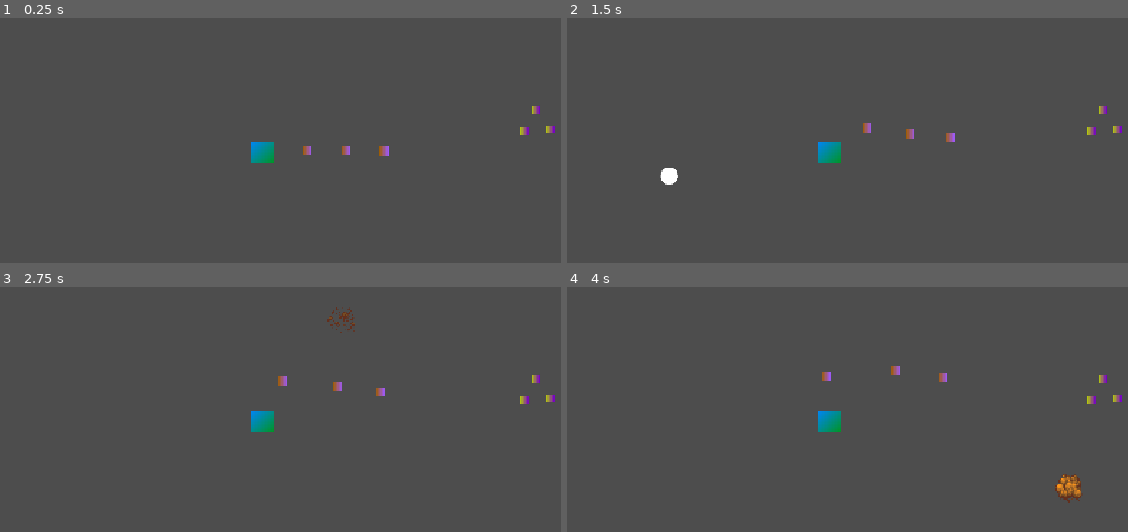
Above: before the commit, frames 1-4 (two rows, left to right).
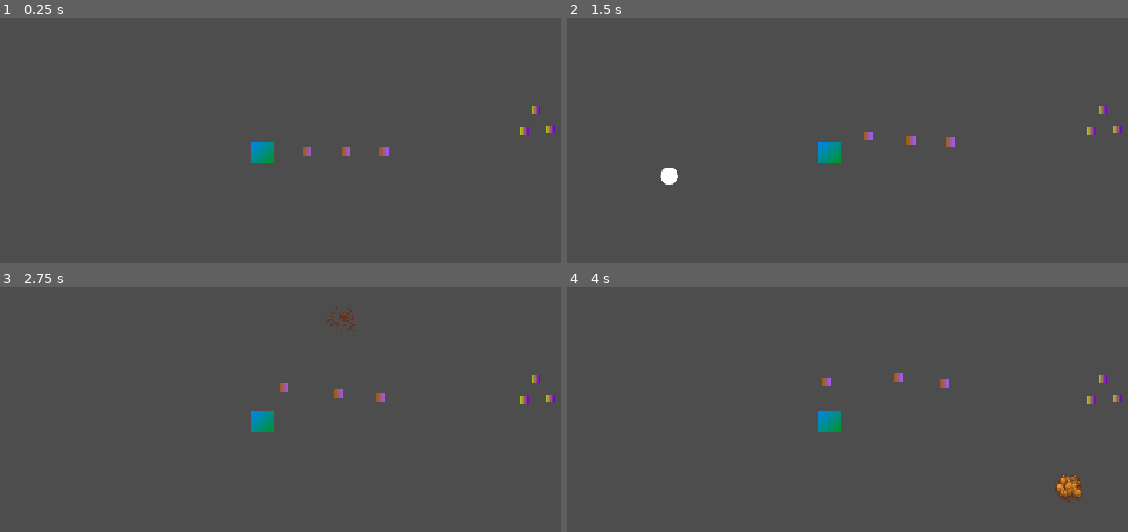
Above: after the commit, the same moments.

Repository: BoiPlex/Orbitron
Game: Godot game, scene res://scenes/game_world.tscn
The game is run twice, just before and just after one commit, with the same random seed, the same clock (stepped at 60 frames per second) and the same inputs.
Inputs (mouse positions are in pixels of both pictures, inside the frame that each line leads up to):
- Up to frame 1 (0.25 s): no input
- Up to frame 2 (1.5 s): tap Enter at 0.5 s; move the mouse to (1004, 130) at 0.52 s; tap Q at 0.6, 1.35 s; click (1004, 130) at 0.67 s; move the mouse to (667, 174) at 1.27 s; click (667, 174) at 1.42 s
- Up to frame 3 (2.75 s): move the mouse to (342, 321) at 2.02 s; tap Q at 2.1 s; click (342, 321) at 2.17 s
- Up to frame 4 (4 s): move the mouse to (791, 509) at 2.77 s; tap Q at 2.85, 3.6 s; click (791, 509) at 2.92 s; move the mouse to (1066, 487) at 3.52 s; click (1066, 487) at 3.67 s

The runs differ from the first frame. In frame 1, less than 0.1% of the frame differs, in the area x 54-70%, y 52-57%; in frame 2, 0.2%; in frame 3, 0.3%, in the area x 49-69%, y 36-47%; in frame 4, 0.3%.

Commit message:
tower states and stuff

Diff:
--- a/orbitron-game/scenes/tower.tscn
+++ b/orbitron-game/scenes/tower.tscn
@@ -52,3 +52,6 @@
 [node name="Sprite2D" type="Sprite2D" parent="."]
 scale = Vector2(0.2, 0.2)
 texture = SubResource("GradientTexture2D_jfguu")
+
+[node name="RayCast2D" type="RayCast2D" parent="."]
+target_position = Vector2(50, 0)
--- a/orbitron-game/scripts/bodies/tower.gd
+++ b/orbitron-game/scripts/bodies/tower.gd
@@ -1,13 +1,31 @@
 class_name Tower
 extends GravAffectedBody
 
+enum States {
+	ACTIVE,
+	STANDBY,
+}
+
 @export var fire_factories: Array[Factory]
-@onready var player: Player = $"../Player"
 
 var target: Node2D
+var target_dir: Vector2 = Vector2.ZERO
+var _state: States = States.STANDBY
+
+@onready var player: Player = $"../Player"
+@onready var sprite: Sprite2D = $Sprite2D
+@onready var raycast: RayCast2D = $RayCast2D
+
 
 func _ready() -> void:
 	pass
+
+
+
+func _fire():
+	for factory in fire_factories:
+		factory.launch_direction = target_dir
+
 
 func _physics_process(delta: float) -> void:
 	super(delta)
@@ -18,4 +36,8 @@
 	var speed = sqrt(player.gravity_field.gravity_strength / max(distance, 1.0))
 	var tangent = Vector2(-dir_to_planet.y, dir_to_planet.x).normalized()
 	var desired_velocity = tangent * speed
-	velocity = lerp(velocity, desired_velocity, 0.1)
+	velocity = lerp(velocity, desired_velocity, 1 - pow(0.25, delta))
+
+	if _state == States.ACTIVE:
+		target_dir = (target.global_position - global_position).normalized()
+		rotation = lerp_angle(rotation, target_dir.angle(), 1 - pow(0.25, delta))
